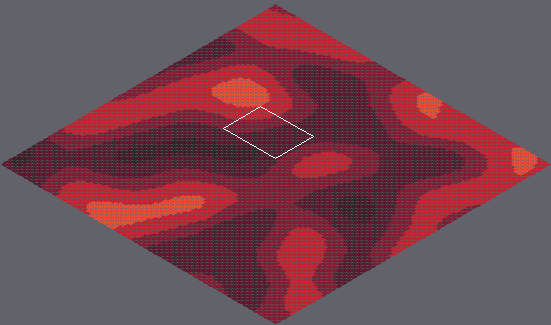
Tiled map -- marswars/resources/mapAssets/loadmap.tmx. The picture above shows the old version from afar; the outline marks the close-up.
Close-up. Old version:
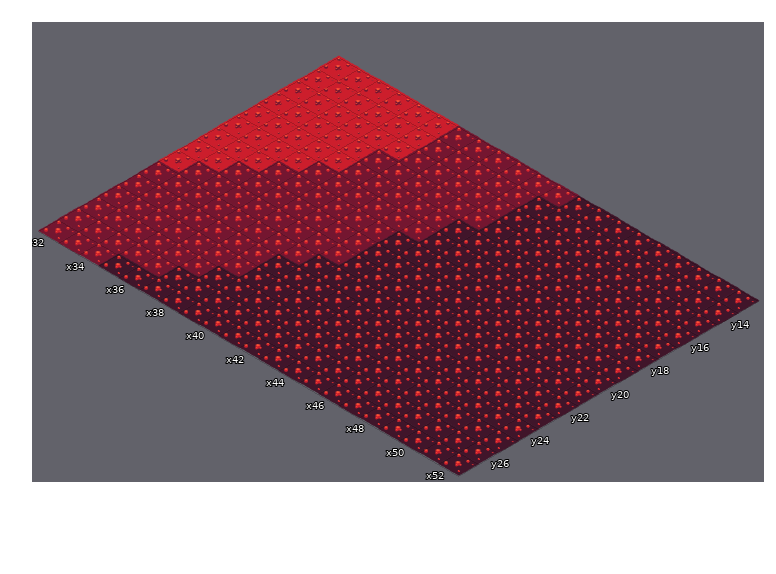
Cells are 55x32 px. Isometric: x runs down to the right, y down to the left. Shown: x 32..52, y 13..27. The commit also changed other parts of the map, which this record leaves out. The old version is drawn lined up with the new one.
After:
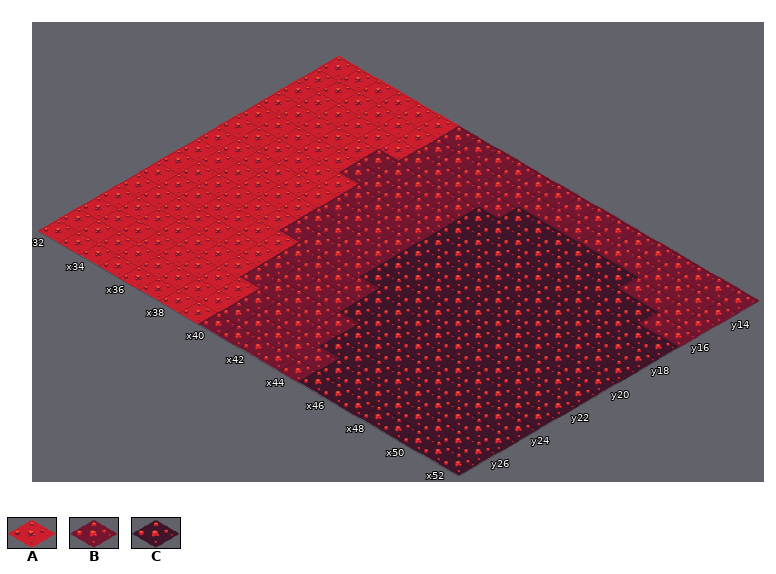
Key: from "tileset1": A 11 "mars007", B 12 "mars008", C 13 "mars009".
_ is an empty cell.
Change:
map size 150x150 -> 100x100 cells (old content now starts at 0,-25; both pictures use the new coordinates)
Layer "Tile Layer 1":
y 13: x 44..52 CCCCCCCCC -> BBBBBBBBB
y 14: x 43..52 CCCCCCCCCC -> BBBBBBBBBB
y 15: x 49..52 CCCC -> BBBB
y 16: x 42 B -> C; x 51..52 CC -> BB
y 18: x 36..37 BB -> AA
y 19: x 35..37 BBB -> AAA; x 41 C -> B
y 20: x 34..37 BBBB -> AAAA; x 41 C -> B
y 21: x 33..37 BBBBB -> AAAAA; x 41 C -> B
y 22: x 32..38 BBBBBBB -> AAAAAAA; x 40..42 CCC -> BBB
y 23: x 32..42 BBBBBBBCCCC -> AAAAAAABBBB
y 24: x 32..43 BBBBBBBCCCCC -> AAAAAAABBBBB
y 25: x 32..43 BBBBBBCCCCCC -> AAAAAAAABBBB
y 26: x 32..44 BBBBBCCCCCCCC -> AAAAAAAABBBBB
y 27: x 32..44 BBBCCCCCCCCCC -> AAAAAAAABBBBB
Boxes around the changes in both close-ups, in picture pixels (x1, y1, x2, y2):
changed: (38, 160, 418, 383)
changed: (519, 195, 760, 348)
changed: (459, 206, 500, 230)
